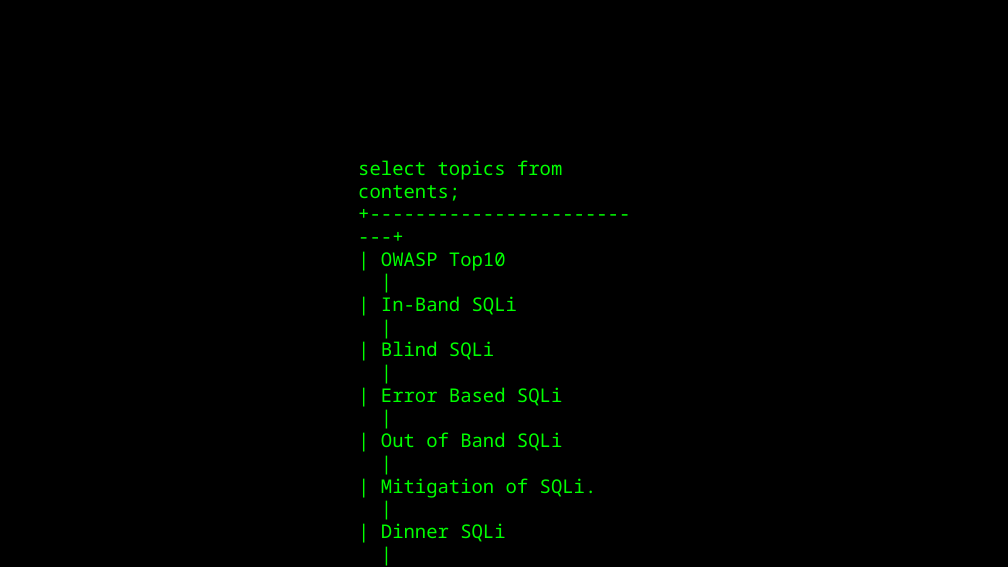
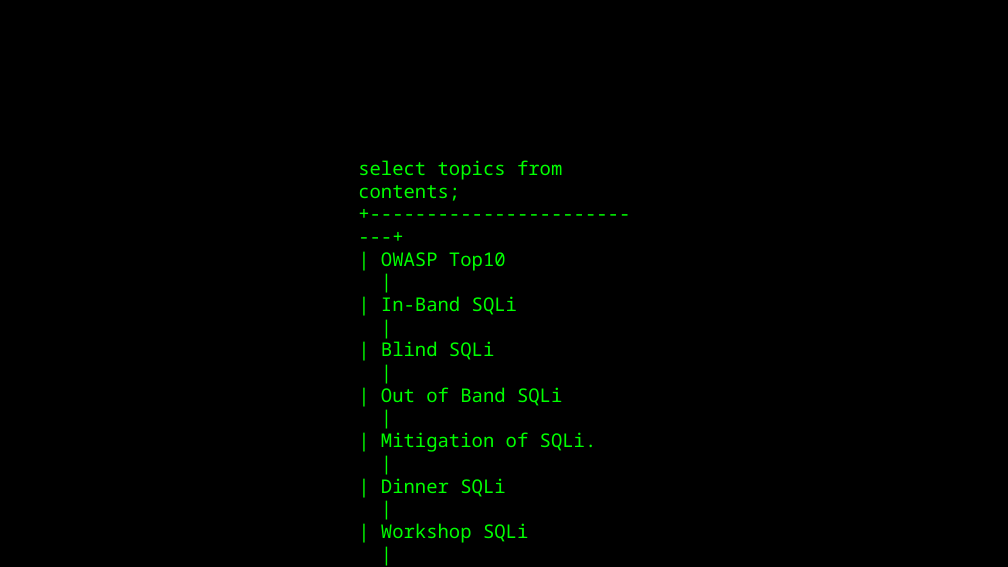
Before and after one commit to vortexau/sectalkscbr-sqli, a slide deck: slide 3 of slides/SQLi-Preso.pptx. Drawn at 1008x567 pixels with LibreOffice and Linux fonts; fonts in the diff are those of the drawing. Boxes give left, top, right and bottom in pixels: in the first picture for what was removed or moved away, otherwise in the second. Text is boxed around its words. In the diff, an @@ line names an element or a change of style, - is before the commit and + after.

```diff
--- a/slides/SQLi-Preso.pptx
+++ b/slides/SQLi-Preso.pptx
@@ text at [381, 387, 562, 406]: paragraph removed @@
-| Error Based SQLi |
```
Also in this commit, not shown: 1 other slide changed, 1 slide added, 1 slide removed.
